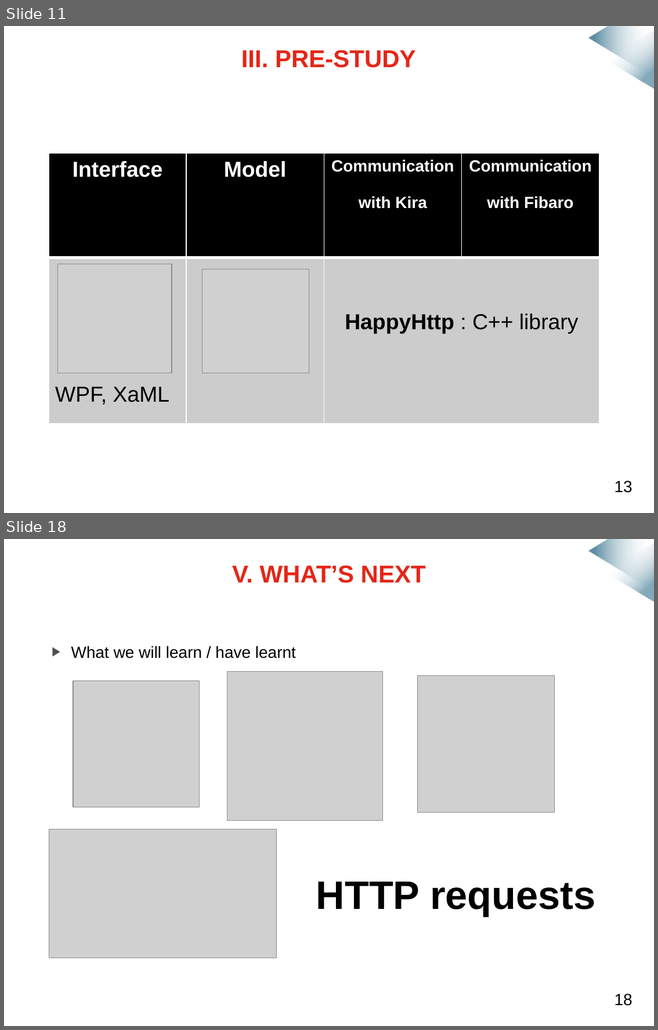
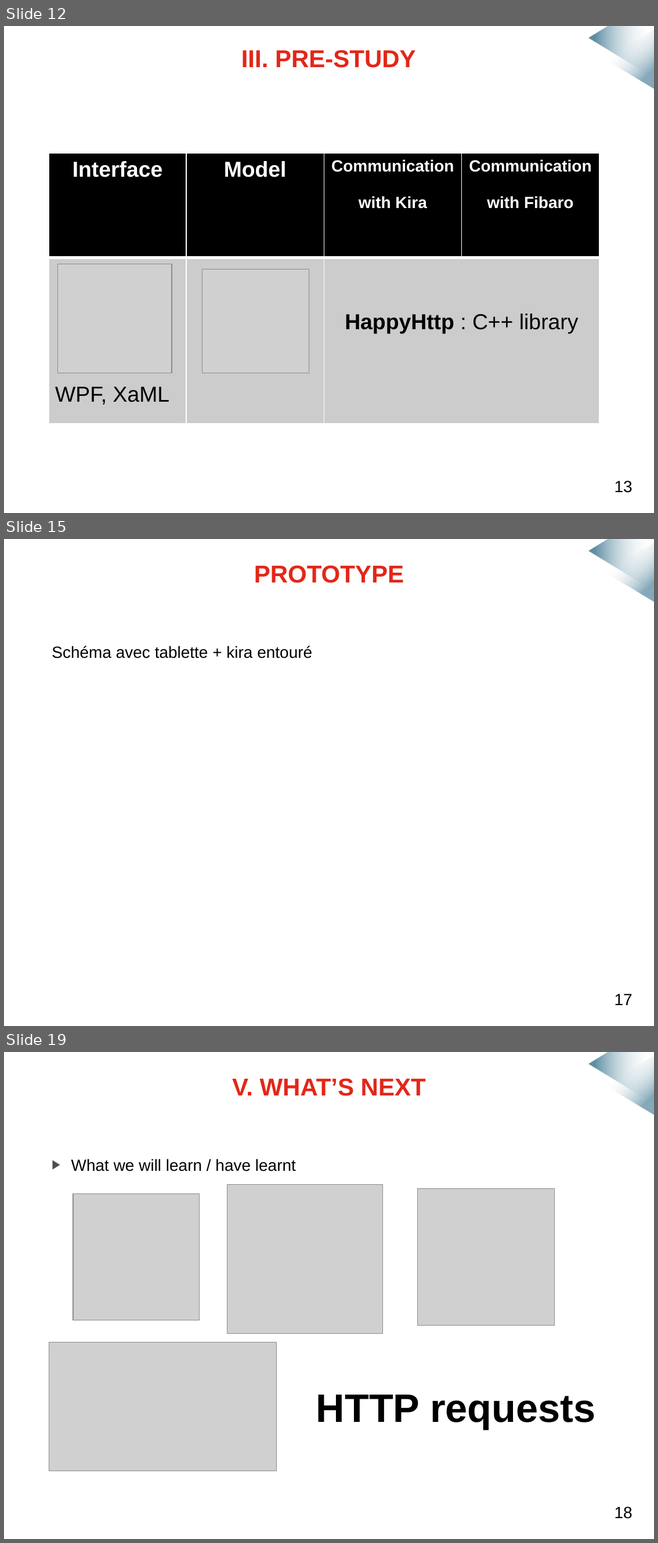
Before and after one commit to mmeven/EP_Domotique_Tablette, a slide deck: Rendu/Diapo_prototype_janvier.pptx. Shown one above the other, each under a label of ours: slides 11 and 18 before the commit, slides 12, 15 and 19 after it; the slides between them are not shown. The pictures are 658x1030 and 658x1543 pixels, drawn with LibreOffice and Linux fonts; fonts in the diff are those of the drawing; grey boxes stand for pictures; background and template pictures are left out. Boxes give left, top, right and bottom in pixels: in the first picture for what was removed or moved away, otherwise in the second. Text is boxed around its words. In the diff, an @@ line names an element or a change of style, - is before the commit and + after.

```diff
--- a/Rendu/Diapo_prototype_janvier.pptx
+++ b/Rendu/Diapo_prototype_janvier.pptx
@@ slide 15 added at bbox=[4, 539, 654, 1026], background #FFFFFF; not listed: 2 template elements that a slide beside it also shows @@
@@ title added at bbox=[254, 565, 404, 583], 27 pt, text #E42618, bold @@
+PROTOTYPE
@@ text added at bbox=[52, 646, 312, 658], 18 pt, text #000000 @@
+Schéma avec tablette + kira entouré
@@ text added at bbox=[614, 994, 632, 1005], 18 pt, text #000000 @@
+17
@@ what was slide 11 is now slide 12 @@
@@ what was slide 18 is now slide 19 @@
```
Also in this commit, not shown: 10 slides changed, 3 other slides added, 3 slides removed.
